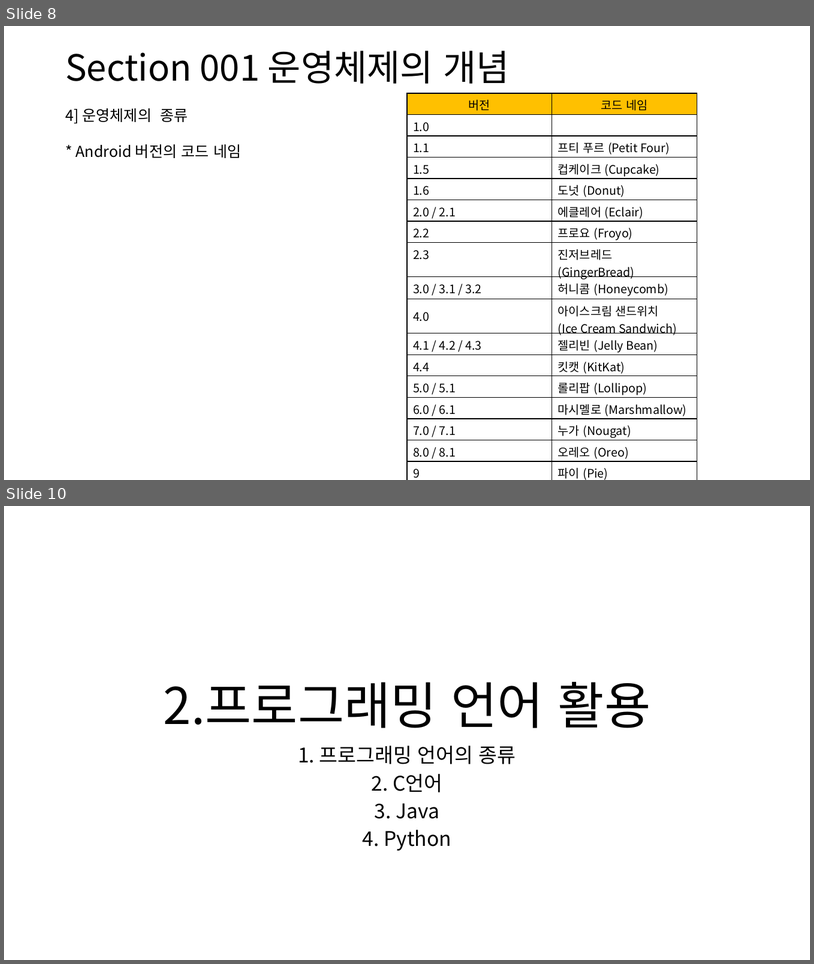
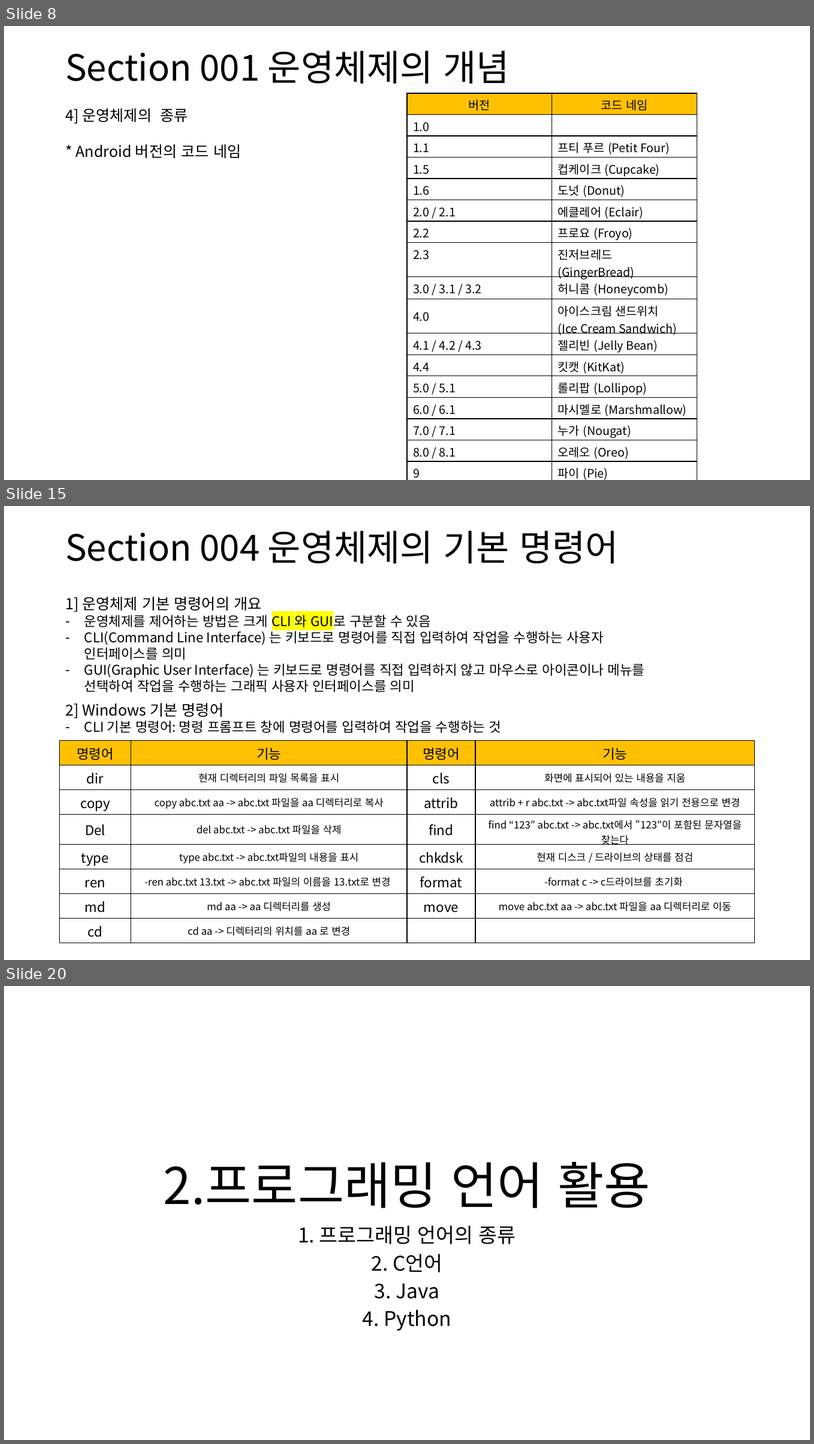
Before and after one commit to DreamSH-J/Certification, a slide deck: 실기 정리/정보처리 기능사 실기.pptx. Shown one above the other, each under a label of ours: slides 8 and 10 before the commit, slides 8, 15 and 20 after it; the slides between them are not shown. The pictures are 814x964 and 814x1444 pixels, drawn with LibreOffice and Linux fonts; fonts in the diff are those of the drawing. Boxes give left, top, right and bottom in pixels: in the first picture for what was removed or moved away, otherwise in the second. Text is boxed around its words. In the diff, an @@ line names an element or a change of style, - is before the commit and + after.

```diff
--- a/실기 정리/정보처리 기능사 실기.pptx
+++ b/실기 정리/정보처리 기능사 실기.pptx
@@ slide 15 added at [4,506,810,960], background #FFFFFF @@
@@ text added at [65,531,619,564], 42.9 pt, text #000000 @@
+Section 004 운영체제의 기본 명령어
@@ text added at [65,597,261,612], 18 pt, text #000000 @@
+1] 운영체제 기본 명령어의 개요
@@ text added at [84,613,645,692], 16 pt, text #000000 @@
+– 운영체제를 제어하는 방법은 크게 CLI 와 GUI로 구분할 수 있음
+– CLI(Command Line Interface) 는 키보드로 명령어를 직접 입력하여 작업을 수행하는 사용자 인터페이스를 의미
+– GUI(Graphic User Interface) 는 키보드로 명령어를 직접 입력하지 않고 마우스로 아이콘이나 메뉴를 선택하여 작업을 수행하는 그래픽 사용자 인터페이스를 의미
@@ text added at [65,703,501,733], 16 pt, text #000000 @@
+2] Windows 기본 명령어
+– CLI 기본 명령어: 명령 프롬프트 창에 명령어를 입력하여 작업을 수행하는 것
@@ table added at [60,741,755,948], 8 rows, 4 columns @@
+명령어 | 기능 | 명령어 | 기능
+dir | 현재 디렉터리의 파일 목록을 표시 | cls | 화면에 표시되어 있는 내용을 지움
+copy | copy abc.txt aa -> abc.txt 파일을 aa 디렉터리로 복사 | attrib | attrib + r abc.txt -> abc.txt파일 속성을 읽기 전용으로 변경
+Del | del abc.txt -> abc.txt 파일을 삭제 | find | find “123” abc.txt -> abc.txt에서 “123”이 포함된 문자열을 찾는다
+type | type abc.txt -> abc.txt파일의 내용을 표시 | chkdsk | 현재 디스크 / 드라이브의 상태를 점검
+ren | -ren abc.txt 13.txt -> abc.txt 파일의 이름을 13.txt로 변경 | format | -format c -> c드라이브를 초기화
+md | md aa -> aa 디렉터리를 생성 | move | move abc.txt aa -> abc.txt 파일을 aa 디렉터리로 이동
+cd | cd aa -> 디렉터리의 위치를 aa 로 변경 |  | 
@@ what was slide 10 is now slide 20 @@
```
Also in this commit, not shown: 2 slides changed, 9 other slides added.
